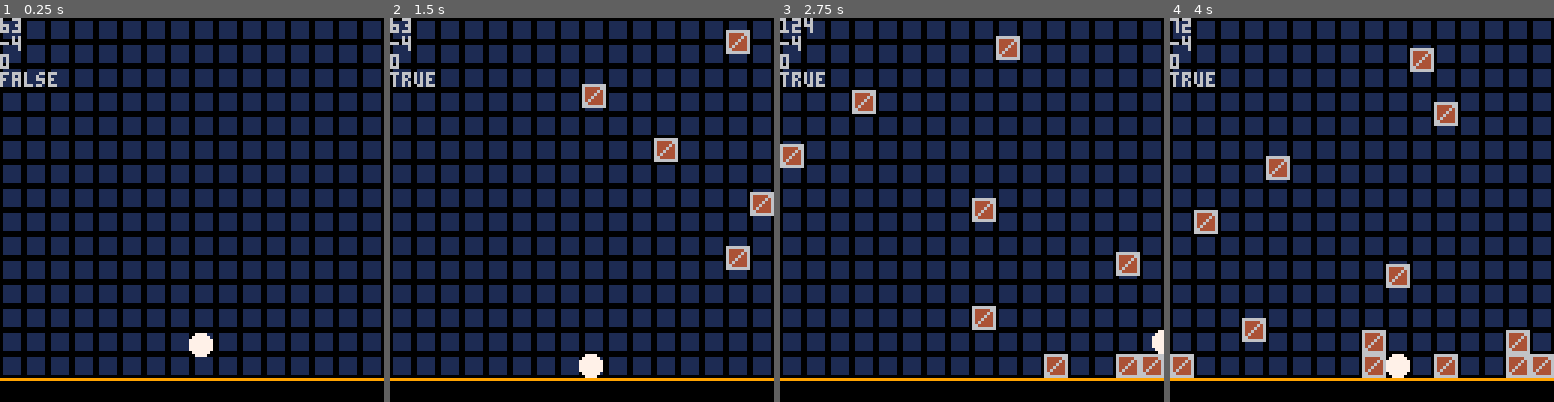
Above: before the commit, frames 1-4 (left to right).
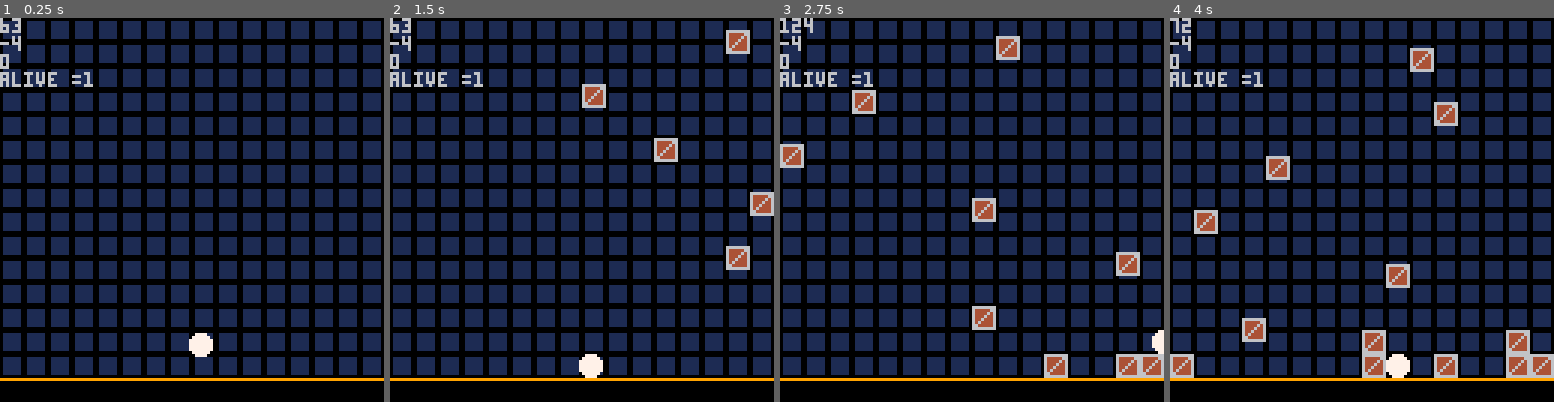
Above: after the commit, the same moments.

Repository: alstonStone/pico8_T-Jump
Game: PICO-8 cartridge t-jump.p8
The game is run twice, just before and just after one commit, with the same random seed, the same clock (stepped at 60 frames per second) and the same inputs.
Inputs:
- Up to frame 1 (0.25 s): no input
- Up to frame 2 (1.5 s): tap X (X key) at 0.33, 1.07 s
- Up to frame 3 (2.75 s): hold Right 1.6-2.1 s; tap X (X key) at 1.85 s; hold Right from 2.47 s (still down)
- Up to frame 4 (4 s): tap X (X key) at 2.97 s; release Right at 3.03 s; hold Left 3.08-3.58 s

The runs differ from the first frame. In frame 1, 0.2% of the frame differs, in the area x 1-25%, y 14-18%; in frame 2, 0.4%, in the area x 0-25%, y 14-18%; in frame 3, 0.4%; in frame 4, 0.4%.

Commit message:
Head collisions and is_alive?
Fixed bug with head collisions pushing player through the floor. Also dded a variable to monitor the players alive state.

Diff:
--- a/t-jump.p8
+++ b/t-jump.p8
@@ -127,6 +127,7 @@
 	plr.jumped=false
 	plr.jump_str=10
 	plr.is_gnd=false
+	plr.is_alive=1
 end
 
 
@@ -134,13 +135,16 @@
 	get_input()
 	apply_player_movement_physics()
 	move_player()
+	if plr.is_alive==1 then
+		plr.is_alive=is_player_alive()
+	end
 
 end
 
 
 function plr_draw()
 	spr(1,plr.x,plr.y)
-	print(plr.is_gnd)
+	print("alive ="..tostr(plr.is_alive))
 end
 
 function get_input()
@@ -206,13 +210,34 @@
 			end
 		elseif plr.dy<0 then
 			--hit head--
-			local tile_y=flr((plr.y+plr.h)/8)
-			plr.y=tile_y*8+8
+				local tile_y=flr((plr.y+plr.h)/8)
+				plr.y=tile_y*8+4
+			-- if plr.is_gnd then
+			-- 	local tile_y=flr((plr.y+plr.h)/8)
+			-- 	plr.y=tile_y*8+8
+			-- 	plr.is_alive=0
+			-- else
+
+			-- end
+
 		end
 		plr.dy=0
 	end
 end
 
+
+function is_player_alive()
+	local plr_tile_x=flr(plr.x/8)
+	local plr_tile_y=flr(plr.y/8)
+	for b in all(blocks) do
+		local b_tile_x=flr(b.x/8)
+		local b_tile_y=flr(b.y/8)
+		if plr_tile_x==b_tile_x and plr_tile_y==b_tile_y then
+			return 0
+		end
+	end
+	return 1
+end
 
 
 -->8
@@ -271,7 +296,7 @@
 --gm is Game Manager--
 function gm_init()
 	score=0
-	difficulty=1
+	difficulty=0
 	timers={}
 	add(timers,call_function_every_x_seconds(.15,spawn_block_random_X))
 	-- add(timers,call_function_every_x_seconds(10,remove_blocks_above_yvalue,96))
@@ -414,6 +439,21 @@
 
 -->8
 --game over--
+
+function go_inti()
+
+end
+
+
+function go_update()
+
+end
+
+
+function go_draw()
+
+end
+
 
 
 __gfx__
